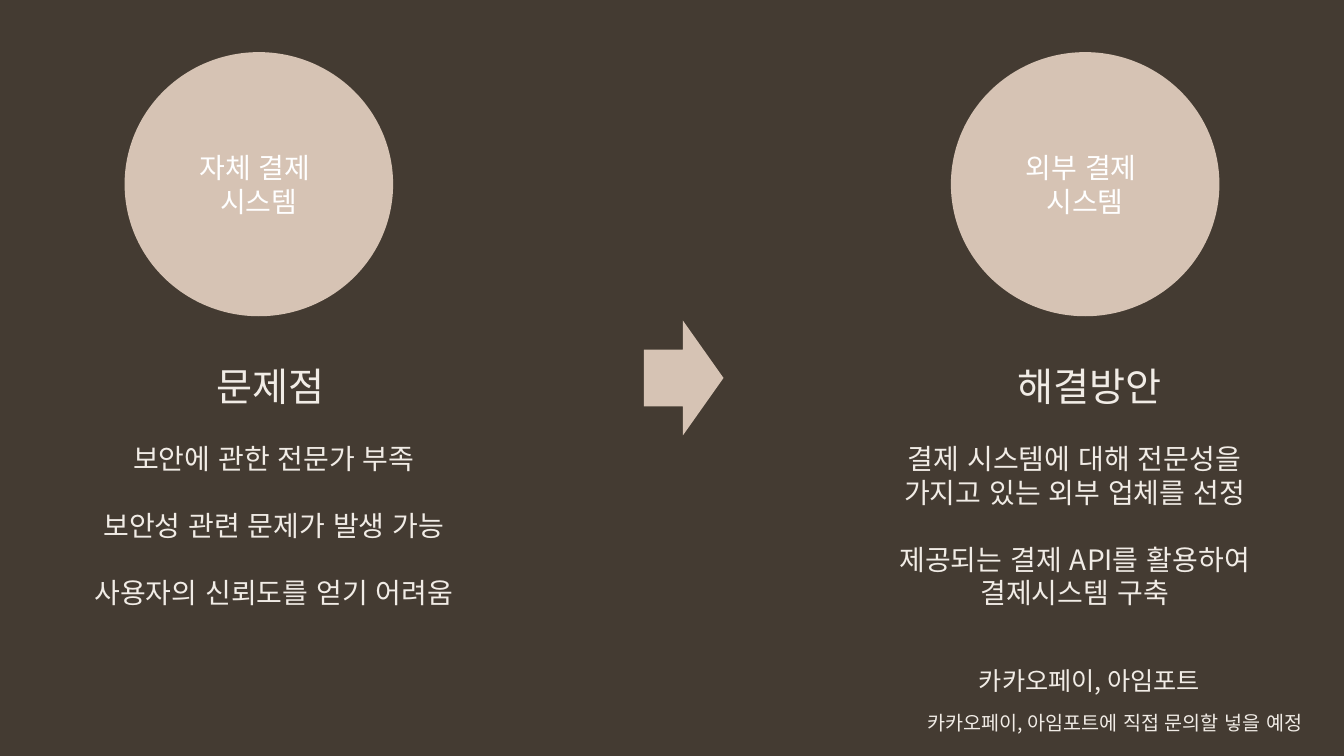
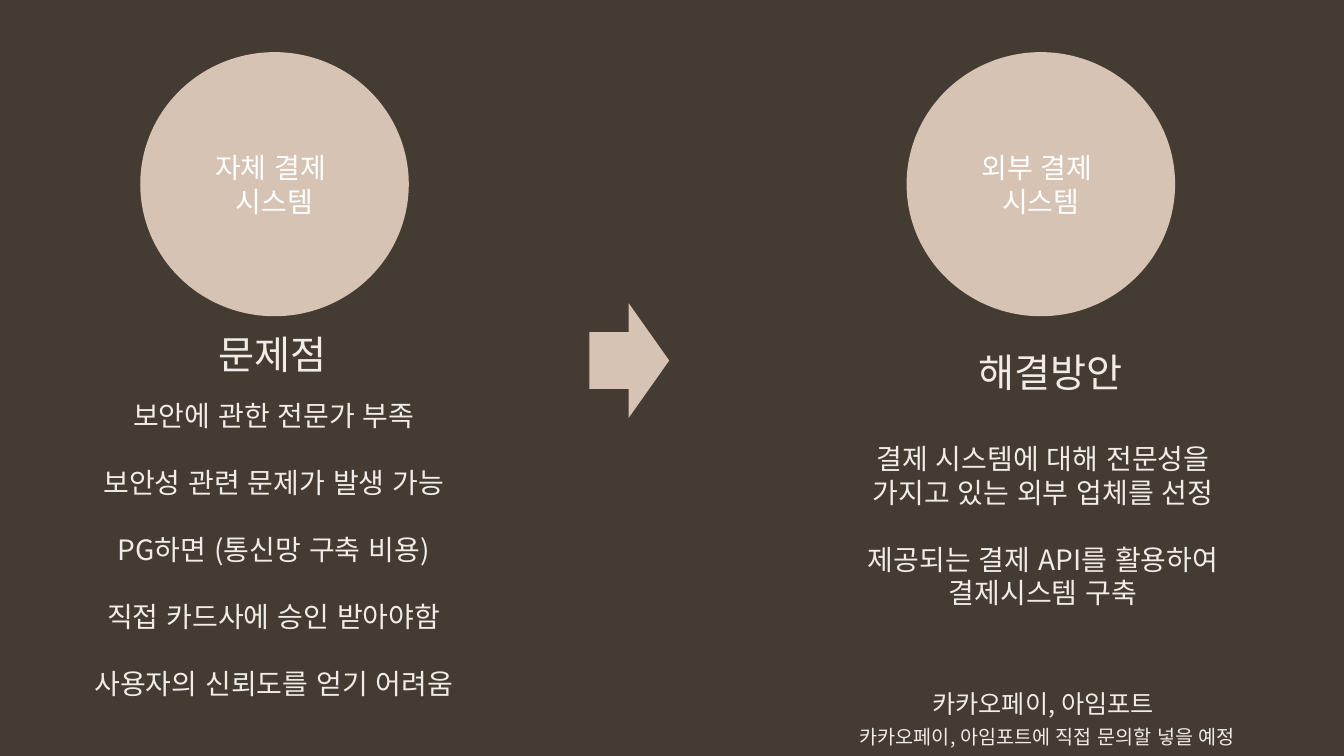
Before and after one commit to snr1229/Content_designing_Presentations, a slide deck: slide 22 of 사업계획서/Week11/EWon_중간고사대체 발표자료_2차 제출.pptx. Drawn at 1344x756 pixels with LibreOffice and Linux fonts; fonts in the diff are those of the drawing. Boxes give left, top, right and bottom in pixels: in the first picture for what was removed or moved away, otherwise in the second. Text is boxed around its words. In the diff, an @@ line names an element or a change of style, - is before the commit and + after.

```diff
--- a/사업계획서/Week11/EWon_중간고사대체 발표자료_2차 제출.pptx
+++ b/사업계획서/Week11/EWon_중간고사대체 발표자료_2차 제출.pptx
@@ ellipse "자체 결제": place and size @@
-ellipse "자체 결제" at (125, 52, 393, 317)
+ellipse "자체 결제" at (140, 52, 408, 317)
@@ ellipse "외부 결제": place and size @@
-ellipse "외부 결제" at (951, 52, 1219, 317)
+ellipse "외부 결제" at (906, 52, 1175, 317)
@@ text "문제점": place and size @@
-text "문제점" at (217, 368, 325, 404)
+text "문제점" at (219, 336, 327, 372)
@@ right arrow: place and size @@
-right arrow at (644, 323, 723, 434)
+right arrow at (591, 306, 669, 416)
@@ text "해결방안": place and size @@
-text "해결방안" at (1017, 368, 1161, 404)
+text "해결방안" at (979, 354, 1123, 390)
@@ text "보안에 관한 전문가 부족": place and size @@
-text "보안에 관한 전문가 부족" at (94, 446, 453, 605)
+text "보안에 관한 전문가 부족" at (94, 403, 453, 696)
@@ text "결제 시스템에 대해 전문성을": place and size @@
-text "결제 시스템에 대해 전문성을" at (899, 446, 1250, 605)
+text "결제 시스템에 대해 전문성을" at (868, 446, 1218, 605)
@@ text at (107, 536, 440, 629): paragraphs added @@
+PG하면 (통신망 구축 비용)
+직접 카드사에 승인 받아야함
@@ text "카카오페이, 아임포트": place and size @@
-text "카카오페이, 아임포트" at (979, 669, 1200, 695)
+text "카카오페이, 아임포트" at (932, 692, 1154, 718)
@@ text "카카오페이, 아임포트에 직접 문의할 넣을 ...": place and size @@
-text "카카오페이, 아임포트에 직접 문의할 넣을 ..." at (927, 713, 1302, 734)
+text "카카오페이, 아임포트에 직접 문의할 넣을 ..." at (860, 727, 1235, 748)
```
Also in this commit, not shown: 4 other slides changed, 2 slides added, 2 other files.
